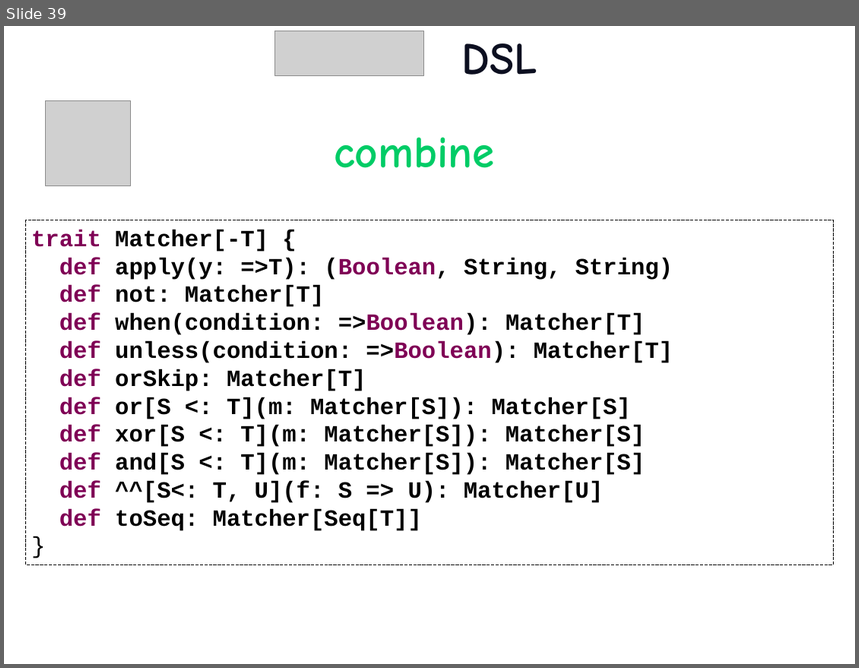
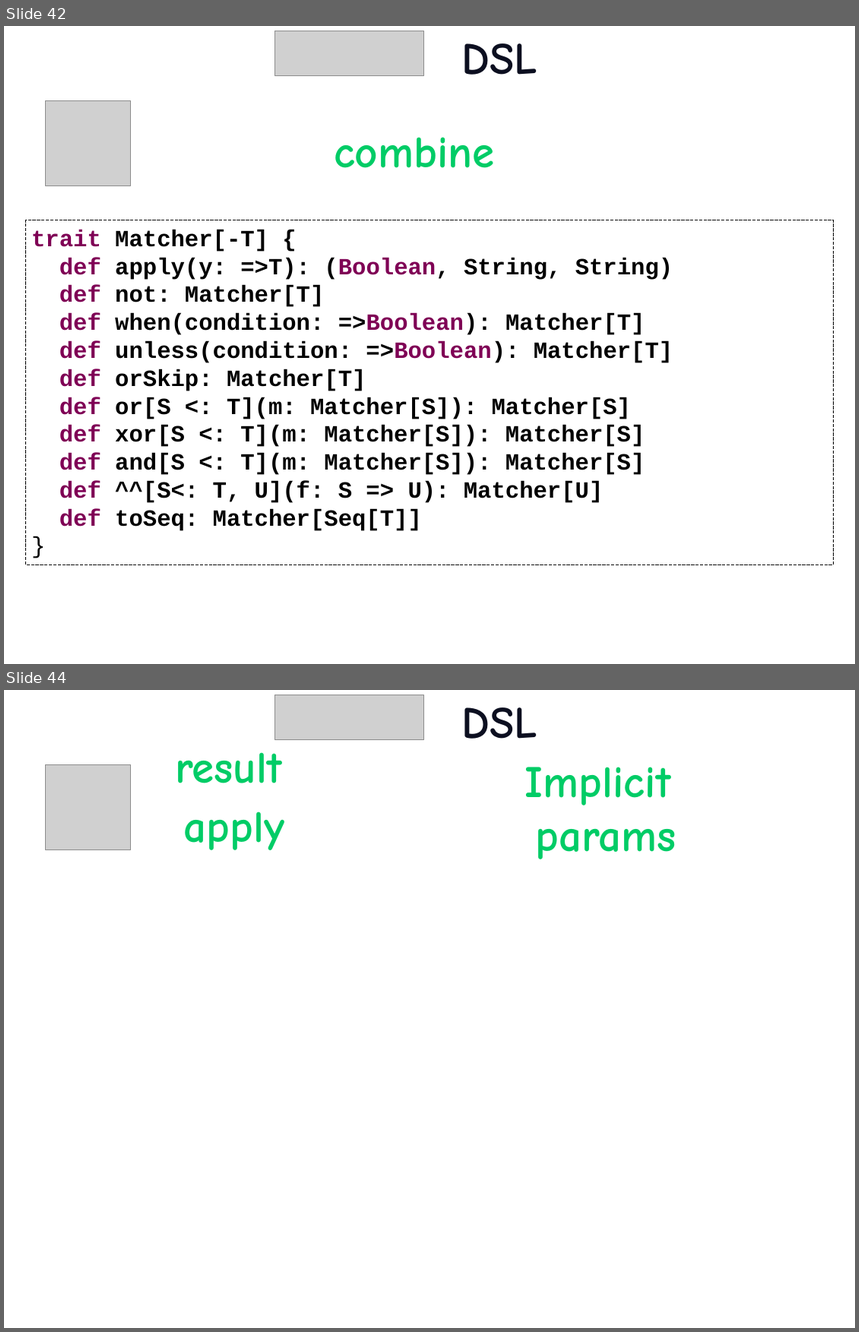
Before and after one commit to etorreborre/oscon-2010, a slide deck: src/main/resources/oscon_2010_specs.pptx. Shown one above the other, each under a label of ours: slide 39 before the commit, slides 42 and 44 after it; the slides between them are not shown. The pictures are 859x668 and 859x1332 pixels, drawn with LibreOffice and Linux fonts; fonts in the diff are those of the drawing; grey boxes stand for pictures; background and template pictures are left out. Boxes give left, top, right and bottom in pixels: in the first picture for what was removed or moved away, otherwise in the second. Text is boxed around its words. In the diff, an @@ line names an element or a change of style, - is before the commit and + after.

```diff
--- a/src/main/resources/oscon_2010_specs.pptx
+++ b/src/main/resources/oscon_2010_specs.pptx
@@ slide 44 added at (x1=4, y1=690, x2=855, y2=1328), background picture (left out) @@
@@ picture added at (x1=275, y1=695, x2=424, y2=739) @@
@@ title added at (x1=462, y1=707, x2=538, y2=739), 54 pt, text #0C0F20, bold @@
+DSL
@@ text added at (x1=175, y1=752, x2=281, y2=783), 54 pt, text #00CC66, bold @@
+result
@@ picture added at (x1=45, y1=764, x2=130, y2=850) @@
@@ text added at (x1=525, y1=767, x2=677, y2=859), 54 pt, text #00CC66, bold @@
+Implicit
+params
@@ text added at (x1=184, y1=812, x2=285, y2=850), 54 pt, text #00CC66, bold @@
+apply
@@ what was slide 39 is now slide 42 @@
```
Also in this commit, not shown: 1 slide changed, 4 other slides added, 2 other files.
